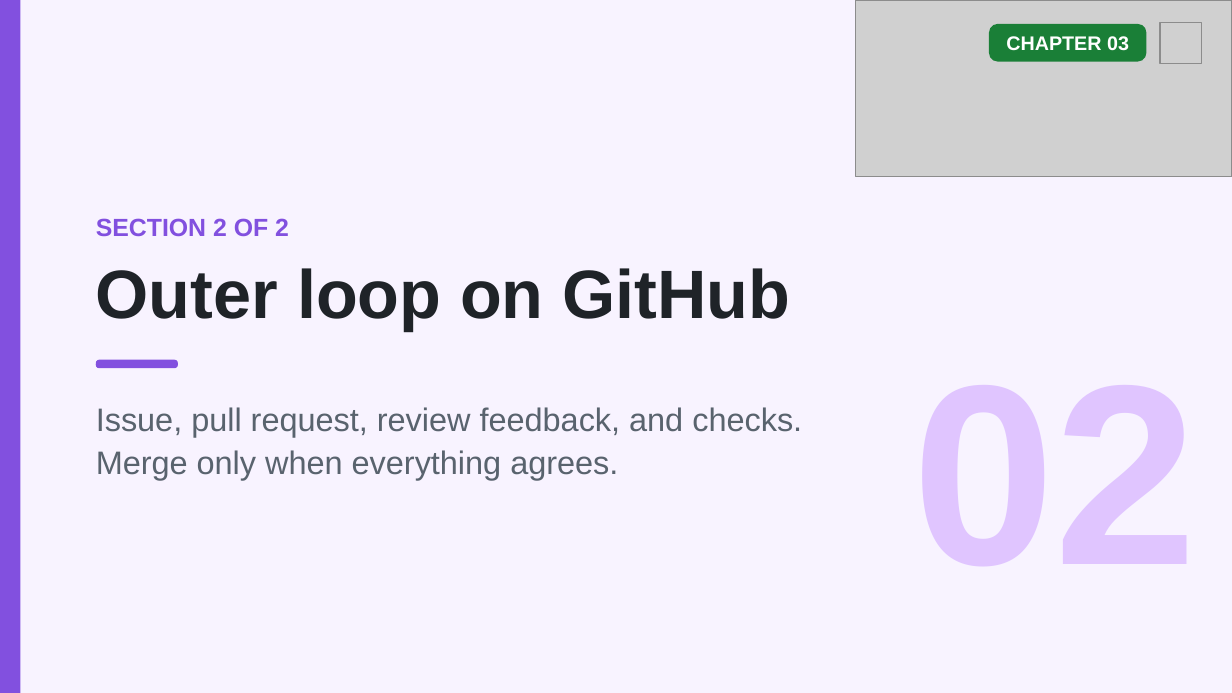
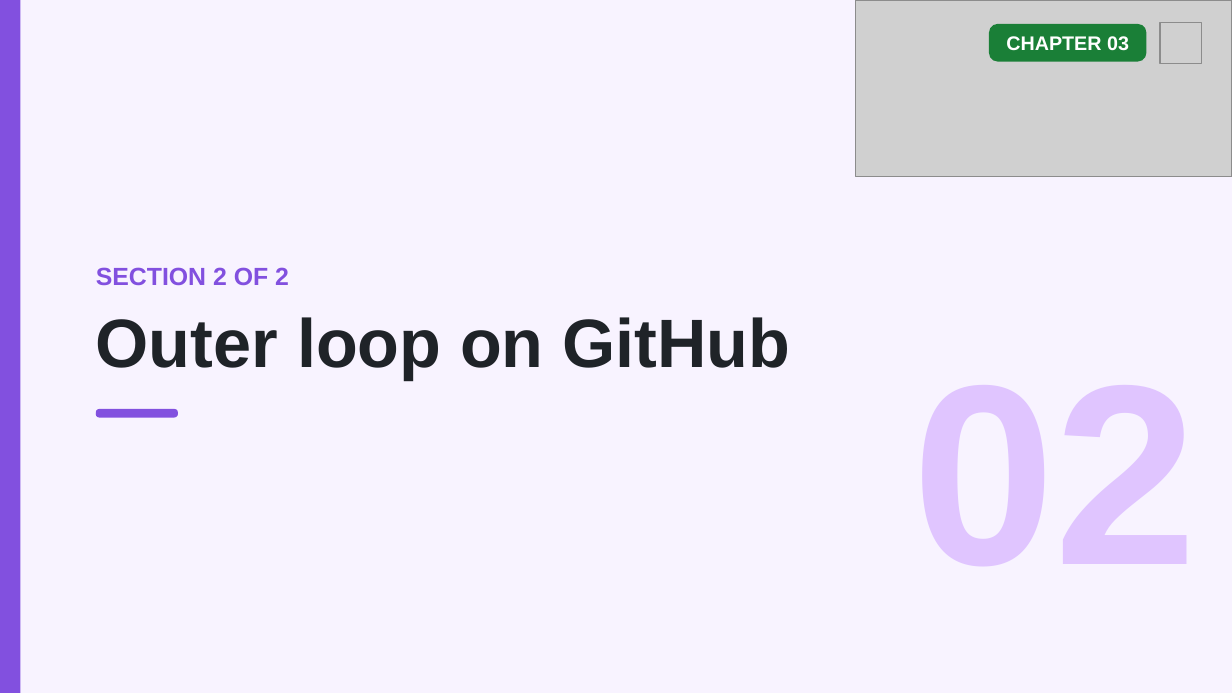
Before and after one commit to github/copilot-app-for-beginners, a slide deck: slide 12 of slides/03-development-workflows.pptx. Drawn at 1232x693 pixels with LibreOffice and Linux fonts; fonts in the diff are those of the drawing; grey boxes stand for pictures. Boxes give left, top, right and bottom in pixels: in the first picture for what was removed or moved away, otherwise in the second. Text is boxed around its words. In the diff, an @@ line names an element or a change of style, - is before the commit and + after.

```diff
--- a/slides/03-development-workflows.pptx
+++ b/slides/03-development-workflows.pptx
@@ 2 texts, 1 rounded rectangle: place and size @@
-2 texts, 1 rounded rectangle at (96, 218, 791, 368)
+2 texts, 1 rounded rectangle at (96, 267, 791, 418)
@@ text removed at (96, 407, 802, 480) @@
-Issue, pull request, review feedback, and checks. Merge only when everything agrees.
```
Also in this commit, not shown: 2 other slides changed, 7 other files.
